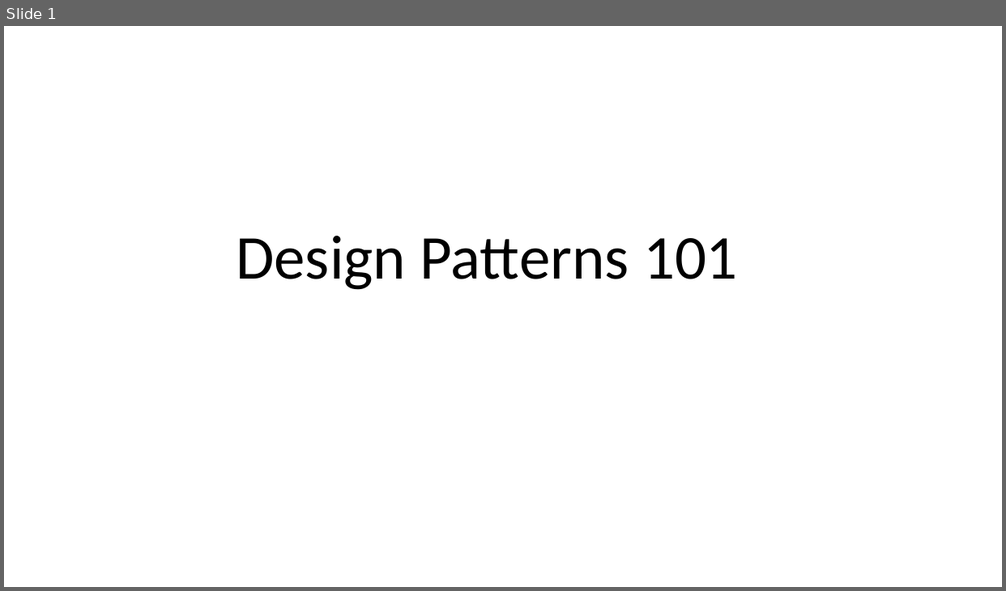
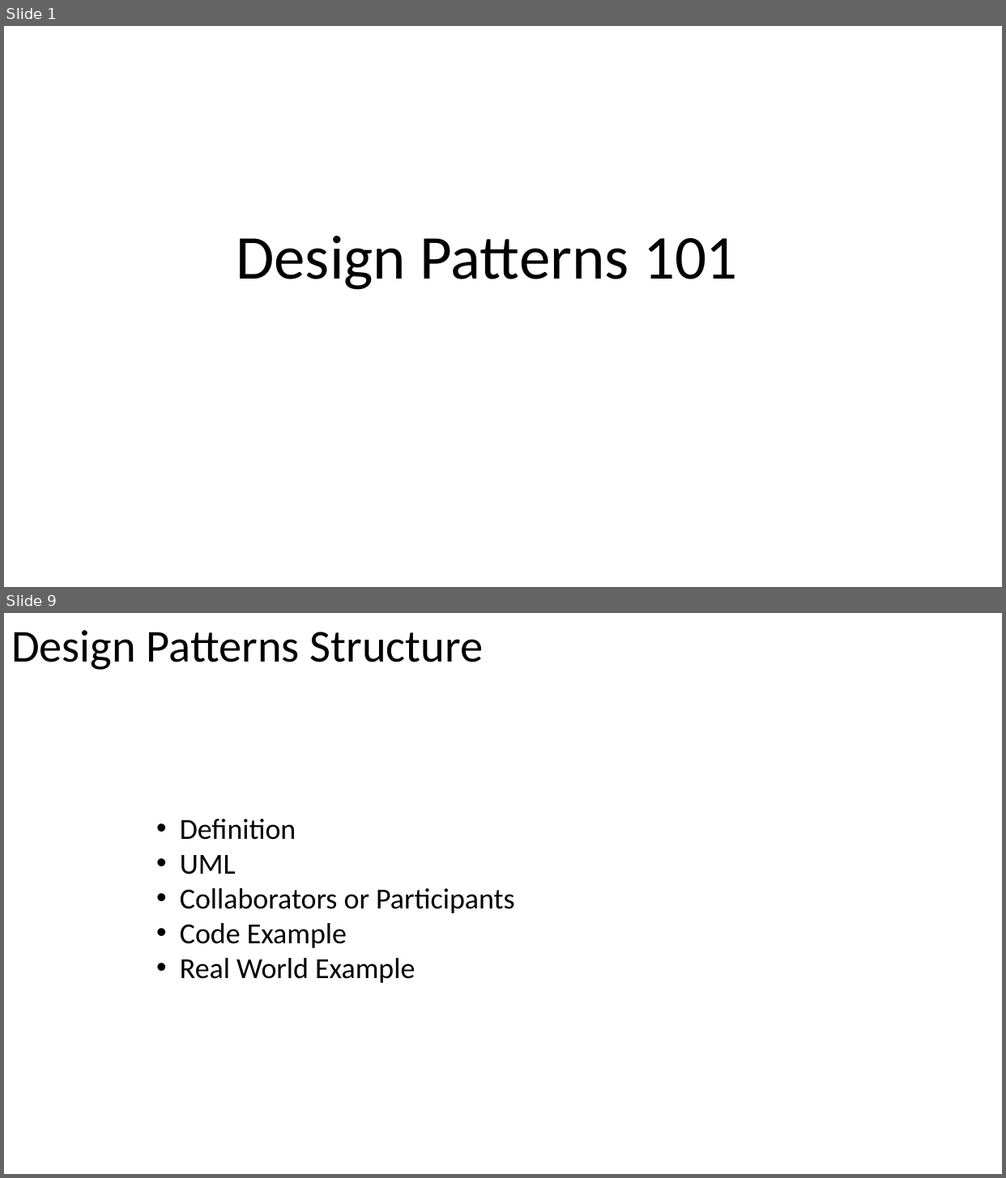
Before and after one commit to PlumpMath/DesignPatterns101, a slide deck: DesignPatterns101.pptx. Shown one above the other, each under a label of ours: slide 1 before the commit, slides 1 and 9 after it; the slides between them are not shown. The pictures are 1006x591 and 1006x1178 pixels, drawn with LibreOffice and Linux fonts; fonts in the diff are those of the drawing. Boxes give left, top, right and bottom in pixels: in the first picture for what was removed or moved away, otherwise in the second. Text is boxed around its words. In the diff, an @@ line names an element or a change of style, - is before the commit and + after.

```diff
--- a/DesignPatterns101.pptx
+++ b/DesignPatterns101.pptx
@@ slide 9 added at (x1=4, y1=613, x2=1002, y2=1174), background #FFFFFF @@
@@ text added at (x1=11, y1=630, x2=483, y2=670), 44 pt, text #000000 @@
+Design Patterns Structure
@@ text added at (x1=180, y1=819, x2=514, y2=983), 28 pt, text #000000 @@
+• Definition
+• UML
+• Collaborators or Participants
+• Code Example
+• Real World Example
```
Also in this commit, not shown: 1 slide changed, 14 other slides added.
